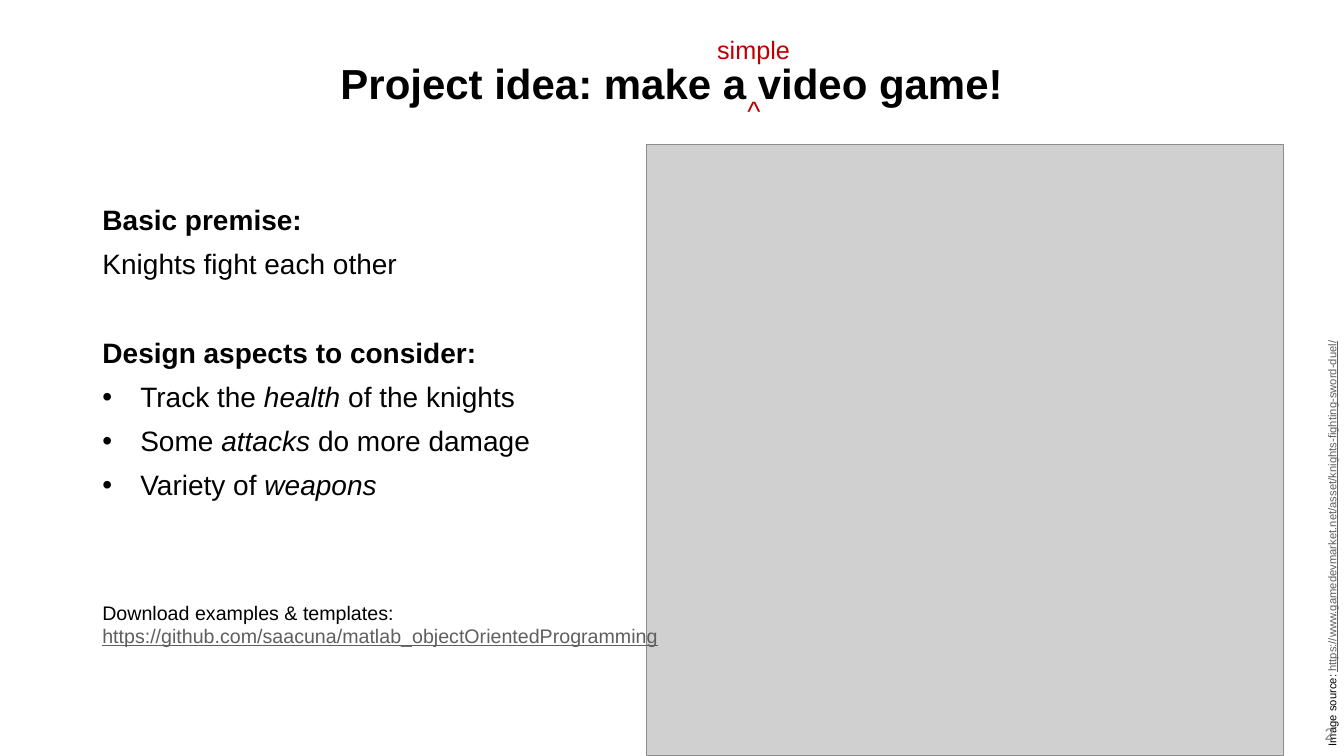
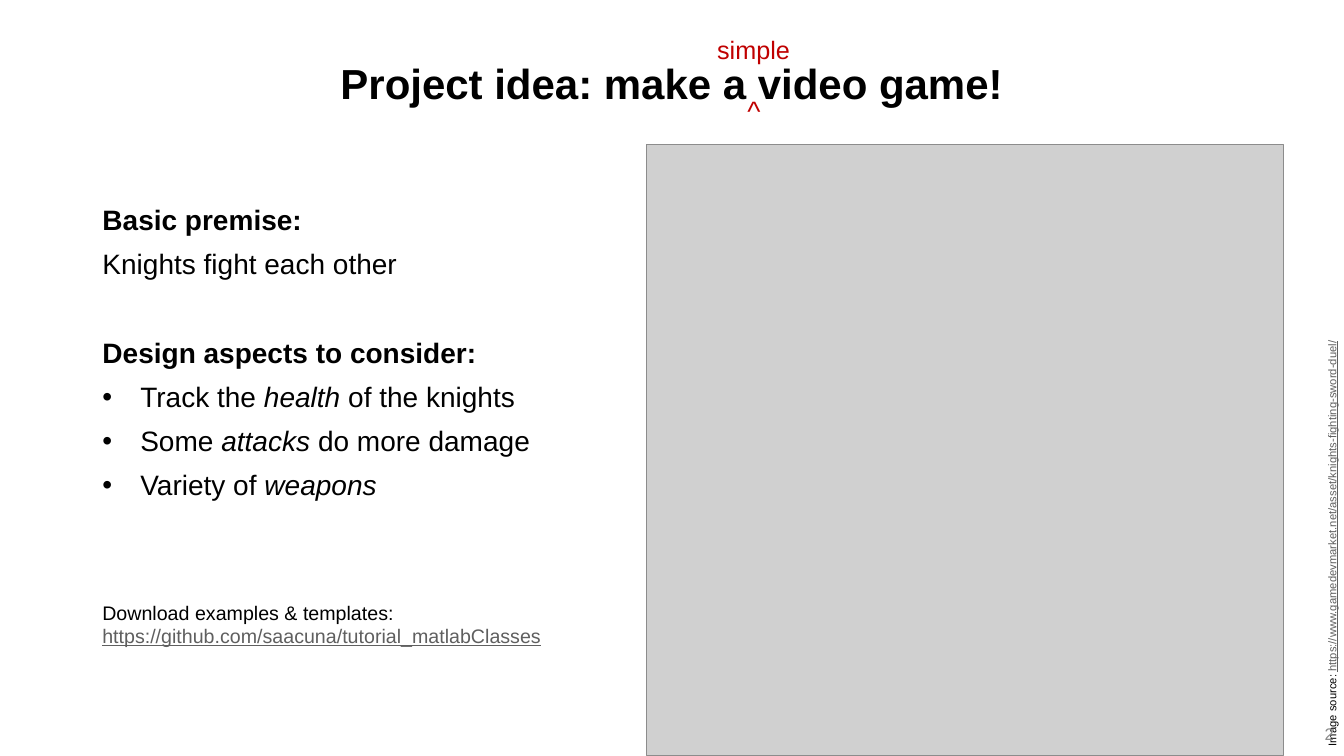
Before and after one commit to j-d-roth/tutorial_matlabClasses, a slide deck: slide 2 of tutorial_matlabClasses.pptx. Drawn at 1344x756 pixels with LibreOffice and Linux fonts; fonts in the diff are those of the drawing; grey boxes stand for pictures. Boxes give left, top, right and bottom in pixels: in the first picture for what was removed or moved away, otherwise in the second. Text is boxed around its words. In the diff, an @@ line names an element or a change of style, - is before the commit and + after.

```diff
--- a/tutorial_matlabClasses.pptx
+++ b/tutorial_matlabClasses.pptx
@@ text at box(102, 629, 540, 647): text changed @@
-https://github.com/saacuna/matlab_objectOrientedProgramming
+https://github.com/saacuna/tutorial_matlabClasses
```
Also in this commit, not shown: 1 other slide changed.
